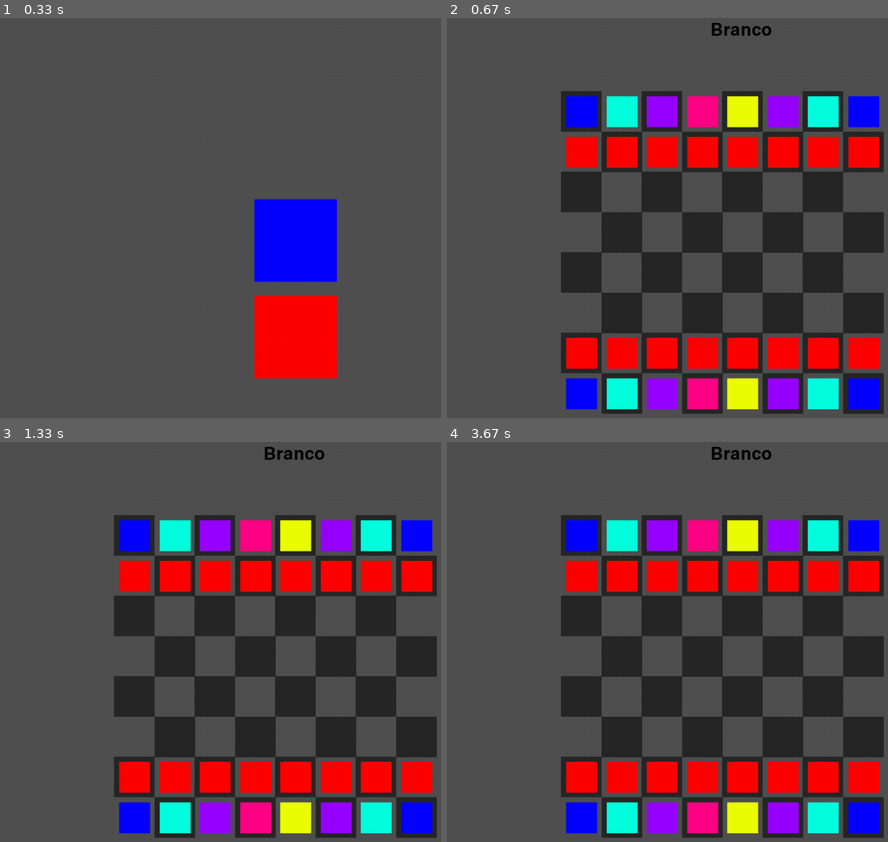
Above: before the commit, frames 1-4 (two rows, left to right).
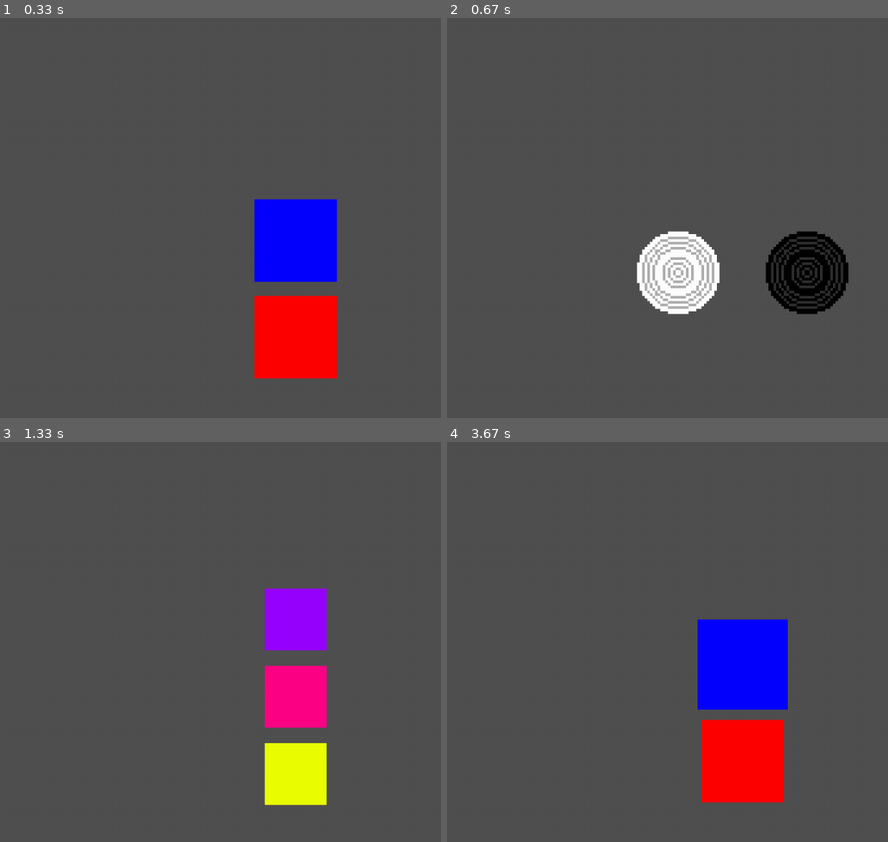
Above: after the commit, the same moments.

Repository: SrLeal42/Damas-Pygame
Game: pygame game, started from Main/Main.py
Two runs of this game, one before a commit and one after it. Both use one fixed random seed, a clock stepped at 60 frames per second and the inputs below.
Inputs (mouse positions are in pixels of both pictures, inside the frame that each line leads up to):
- Up to frame 1 (0.33 s): no input
- Up to frame 2 (0.67 s): click (742, 274) at 0.38 s
- Up to frame 3 (1.33 s): click (361, 734) at 0.72 s; click (26, 490) at 1.05 s
- Up to frame 4 (3.67 s): click (742, 618) at 1.38 s; press the mouse at (782, 534) at 1.7 s; move the mouse to (760, 650) at 1.8 s; release the mouse at (733, 766) at 1.93 s; click (473, 490) at 3.05 s; click (742, 698) at 3.38 s

Frame 1 is identical in both runs. In frame 2, 41% of the frame differs, in the area x 25-100%, y 1-99%; in frame 3, 41%; in frame 4, 41%.

Commit message:
ADD: Novos menus e a capacidade de resetar o jogo

Diff:
--- a/Main/Classes/Button.py
+++ b/Main/Classes/Button.py
@@ -9,6 +9,9 @@
 
     image_height = 0
     image_width = 0
+
+    normal_img = None
+    bigger_img = None
 
     clicked = False
     pressed = False
@@ -38,6 +41,13 @@
         self.image_height = self.image.get_height()
         self.image_width = self.image.get_width()
 
+        self.normal_img = self.image
+
+        new_size = int(self.image_height *  1.1)
+
+        self.bigger_img = PG.transform.scale(self.image, (new_size, new_size))
+
+
     def Draw(self, window):
         grupo_sprite = PG.sprite.Group(self)
         grupo_sprite.draw(window)
@@ -55,15 +65,13 @@
             self.pressed = PG.mouse.get_pressed()[0] == 1
 
     def ButtonHover(self):
+        if (not self.normal_img or not self.bigger_img):
+            return
+
         mouse_pos = PG.mouse.get_pos()
+        # É preciso fazer deste jeito se não o escalonamento vai degradando a sprite
+        self.image = self.bigger_img if self.rect.collidepoint(mouse_pos) else self.normal_img
 
-        scale = 1.1 if self.rect.collidepoint(mouse_pos) else 1
-
-        new_size = int(self.image_height *  scale)
-
-        self.image = PG.transform.scale(self.image, (new_size, new_size))
-
-        # rect té um atributo da classe Sprite
         self.rect = self.image.get_rect(center=(self.x, self.y))
 
 
--- a/Main/Classes/Game.py
+++ b/Main/Classes/Game.py
@@ -113,3 +113,42 @@
         self.colorWinner = response["colorWinner"]
 
         return response
+
+
+    def ResetGame(self, jogo:str = None):
+
+        self.jogo = jogo if jogo else self.jogo
+
+        self.gameEnd = False
+
+        self.colorWinner = -1
+
+        self.PecasBrancas = None
+        self.PecasPretas = None
+
+        self.rei_PB = None
+        self.rei_PP = None
+
+        self.num_rodadas = 0
+        self.cor_rodada = 0
+
+        self.sequencia_captura = False
+
+        PB = self.CreatePecas(0)
+        PP = self.CreatePecas(1)
+
+        self.PecasBrancas = PB
+        self.PecasPretas = PP
+
+        self.tabuleiro.ResetTabuleiro()
+
+
+        # for i in range(self.tabuleiro.tamanho):
+        #         for j in range(self.tabuleiro.tamanho):
+        #             if (self.tabuleiro.tabuleiro[i][j] != None):
+        #                 print(self.tabuleiro.tabuleiro[i][j])
+        #             else:
+        #                 print(None)
+
+        self.tabuleiro.AdicionaPecasAoTabuleiro(PB,self.jogo,1)
+        self.tabuleiro.AdicionaPecasAoTabuleiro(PP,self.jogo,0)
--- a/Main/Classes/Tabuleiro.py
+++ b/Main/Classes/Tabuleiro.py
@@ -15,6 +15,19 @@
     num_brancas_capturadas = 0
 
     def __init__(self):
+
+        for i in range(self.tamanho):
+
+            coluna = []
+
+            for j in range(self.tamanho):
+                coluna.append(None)
+
+            self.tabuleiro.append(coluna)
+
+    def ResetTabuleiro(self):
+
+        self.tabuleiro = []
 
         for i in range(self.tamanho):
 
--- a/Main/Main.py
+++ b/Main/Main.py
@@ -15,8 +15,19 @@
 
 state = "initialmenu"
 
-start_button = None
-quit_button = None
+start_button = Button(LARGURA//2, ALTURA//2 -50, "Main/Sprites/Torre.png", 4)
+quit_button = Button(LARGURA//2, ALTURA//2 + 100, "Main/Sprites/Peao.png", 4)
+
+damas_button = Button(LARGURA//2 - 100, ALTURA//2 , "Main/Sprites/PECA_BRANCA.png", 4)
+xadrez_button = Button(LARGURA//2 + 100, ALTURA//2 , "Main/Sprites/PECA_PRETA.png", 4)
+
+pause_button = Button(80,80,"Main/Sprites/Cavalo.png", 2)
+
+resume_button = Button(LARGURA//2, ALTURA//2 -120, "Main/Sprites/Bispo.png", 3)
+initial_menu_button = Button(LARGURA//2, ALTURA//2 , "Main/Sprites/Rainha.png", 3)
+reset_button = Button(LARGURA//2, ALTURA//2 + 120, "Main/Sprites/Rei.png", 3)
+
+selected_game = ""
 
 current_game = None
 
@@ -29,6 +40,11 @@
 
 def CreateGame(jogo:str):
     global current_game
+
+    if (current_game != None):
+        current_game.ResetGame(jogo)
+        return
+
     current_game = Game(jogo)
 
 
@@ -134,28 +150,52 @@
 
 
 def GameState():
-    global running, state, window, current_game, peca_being_dragged, start_button, quit_button
+    global running, state, window, current_game, peca_being_dragged, selected_game
+    global start_button, quit_button, pause_button, resume_button, initial_menu_button, reset_button, damas_button, xadrez_button
 
     if (state == "initialmenu"):
-        if (not start_button):
-            start_button = Button(LARGURA//2, ALTURA//2 -50, "Main/Sprites/Torre.png", 4)
-
-        if (not quit_button):
-            quit_button = Button(LARGURA//2, ALTURA//2 + 100, "Main/Sprites/Peao.png", 4)
 
         start_button.DisplayButton(window)
         quit_button.DisplayButton(window)
 
         if (start_button.released):
-            state = "gaming"
+            # CreateGame(selected_game)
+            state = "menuselection"
+            start_button.UpdateClick()
 
         if (quit_button.released):
             running = False
+            quit_button.UpdateClick()
+
+    elif (state == "menuselection"):
+
+        damas_button.DisplayButton(window)
+        xadrez_button.DisplayButton(window)
+
+        if (damas_button.released):
+            selected_game = "damas"
+            CreateGame(selected_game)
+            state = "gaming"
+            damas_button.UpdateClick()
+
+        if (xadrez_button.released):
+            selected_game = "xadrez"
+            CreateGame(selected_game)
+            state = "gaming"
+            xadrez_button.UpdateClick()
+
+
 
     elif (state == "gaming"):
 
         if (current_game == None):
-            CreateGame("xadrez")
+            CreateGame(selected_game)
+
+        pause_button.DisplayButton(window)
+
+        if (pause_button.released):
+            state = "paused"
+            pause_button.UpdateClick()
 
         current_game.tabuleiro.DesenhaTabuleiro(window,peca_being_dragged)
 
@@ -167,6 +207,25 @@
             HandlePecasClick()
         elif peca_being_dragged:
             HandlePecasRelease()
+
+    elif (state == "paused"):
+
+        resume_button.DisplayButton(window)
+        initial_menu_button.DisplayButton(window)
+        reset_button.DisplayButton(window)
+
+        if (resume_button.released):
+            state = "gaming"
+            resume_button.UpdateClick()
+
+        if (initial_menu_button.released):
+            state = "initialmenu"
+            initial_menu_button.UpdateClick()
+
+        if (reset_button.released):
+            current_game.ResetGame()
+            state = "gaming"
+            reset_button.UpdateClick()
 
     elif (state == "winScreen"):
 
